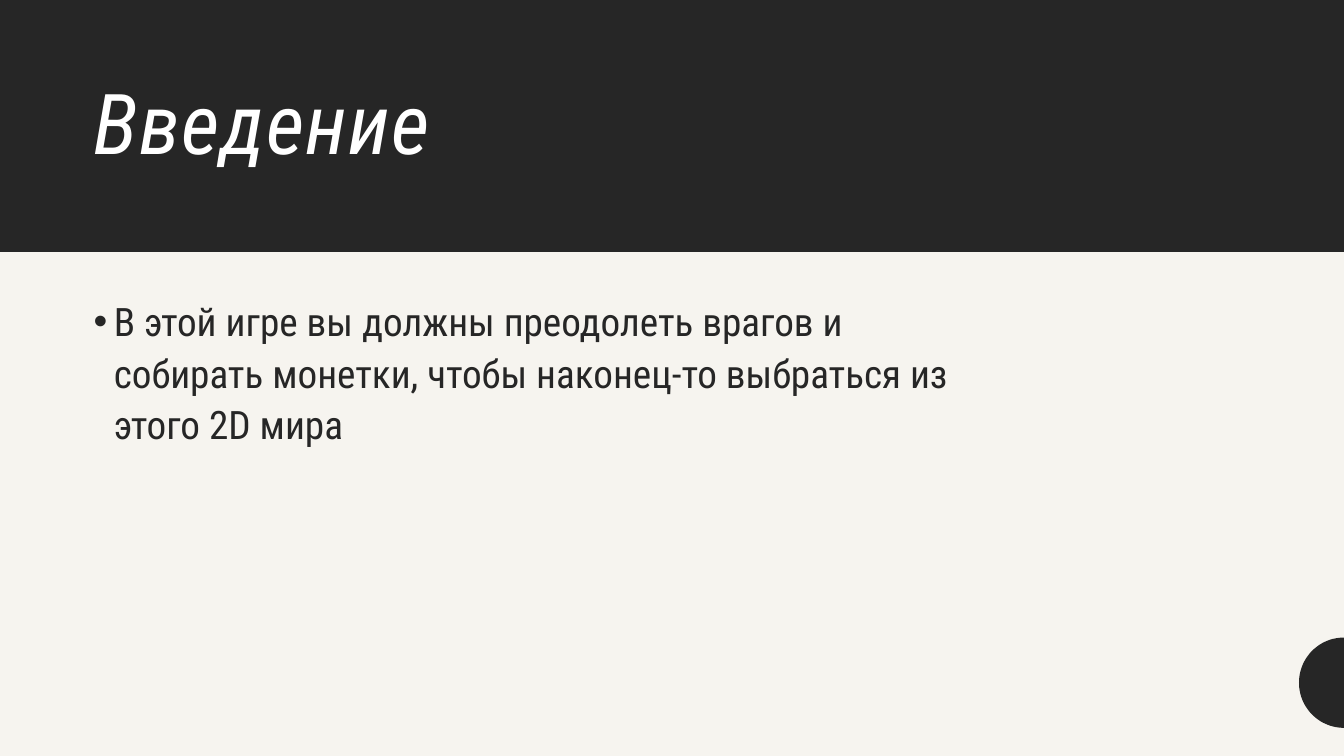
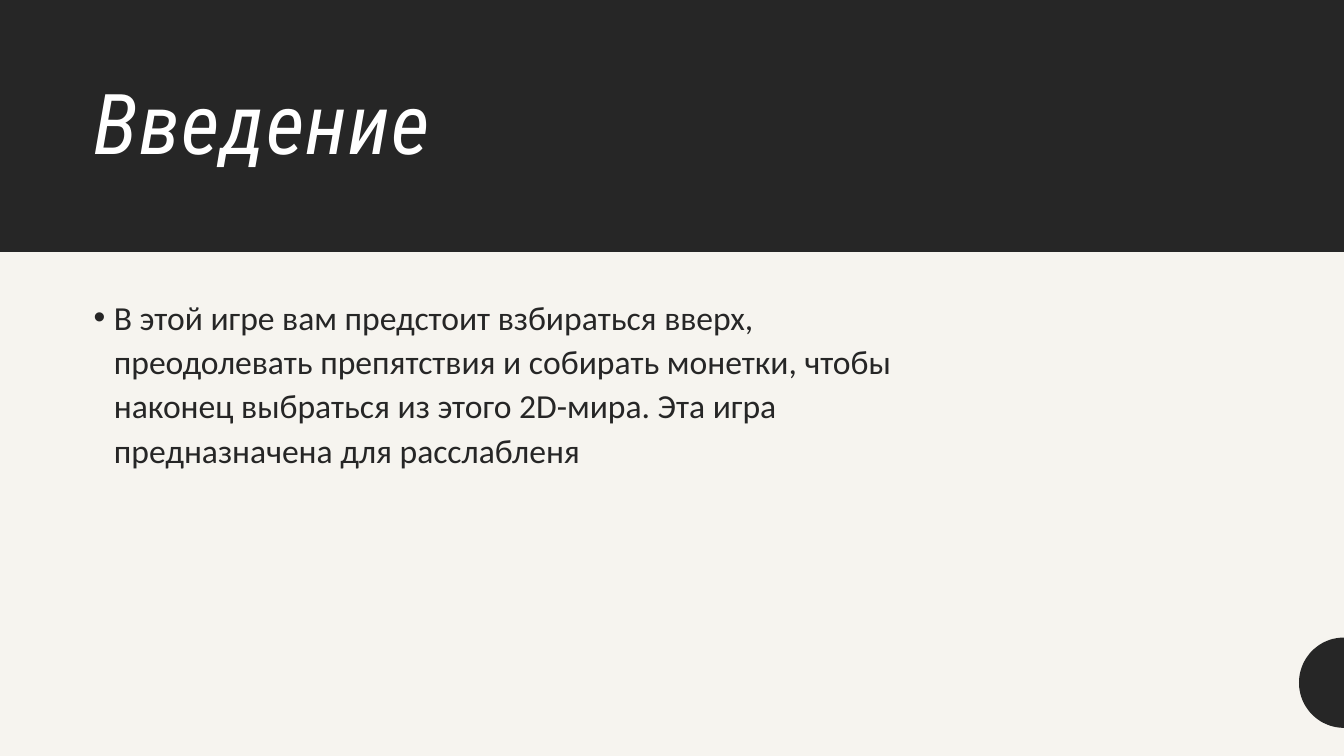
Before and after one commit to Diivika/arcade_project, a slide deck: slide 2 of arcadeproject.pptx. Drawn at 1344x756 pixels with LibreOffice and Linux fonts; fonts in the diff are those of the drawing. Boxes give left, top, right and bottom in pixels: in the first picture for what was removed or moved away, otherwise in the second. Text is boxed around its words. In the diff, an @@ line names an element or a change of style, - is before the commit and + after.

Commit message:
update presentation

```diff
--- a/arcadeproject.pptx
+++ b/arcadeproject.pptx
@@ text at (x1=114, y1=307, x2=891, y2=469): text changed; size 28 to 24 pt; font Roboto Condensed to Calibri @@
-• В этой игре вы должны преодолеть врагов и собирать монетки, чтобы наконец-то выбраться из этого 2D мира
+• В этой игре вам предстоит взбираться вверх, преодолевать препятствия и собирать монетки, чтобы наконец выбраться из этого 2D-мира. Эта игра предназначена для расслабленя
```
Also in this commit, not shown: 1 other slide changed.
